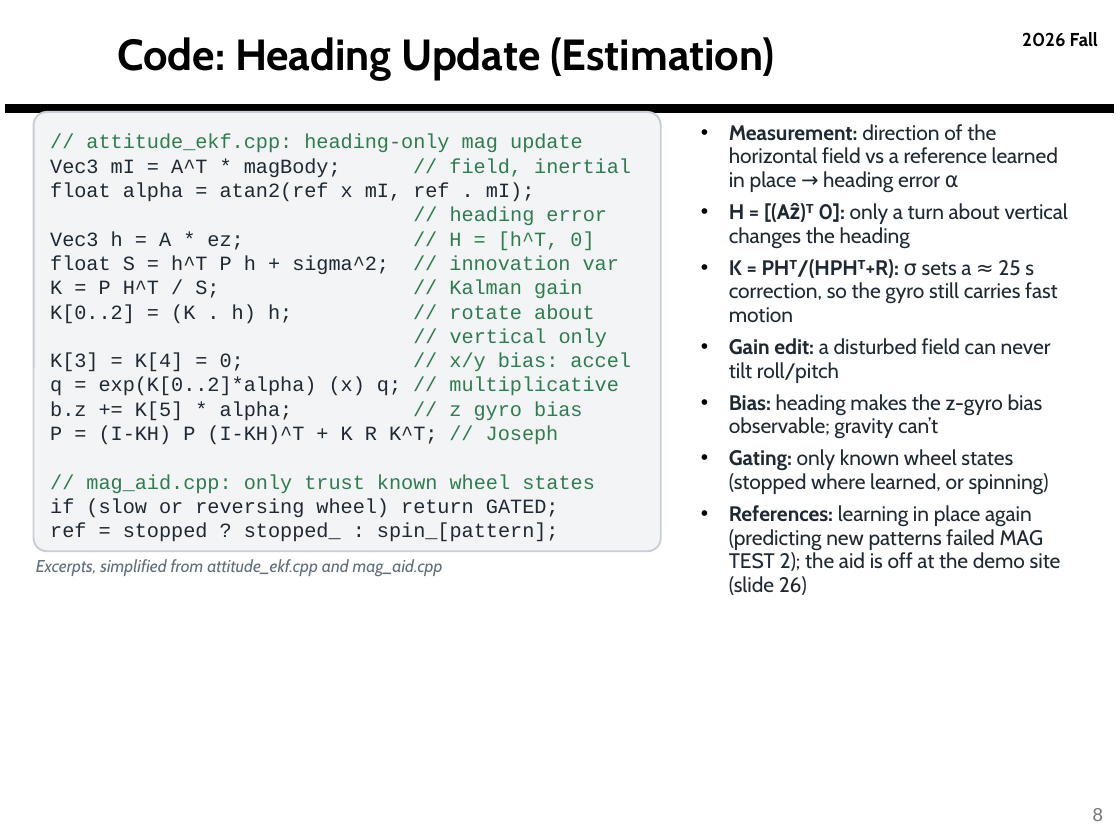
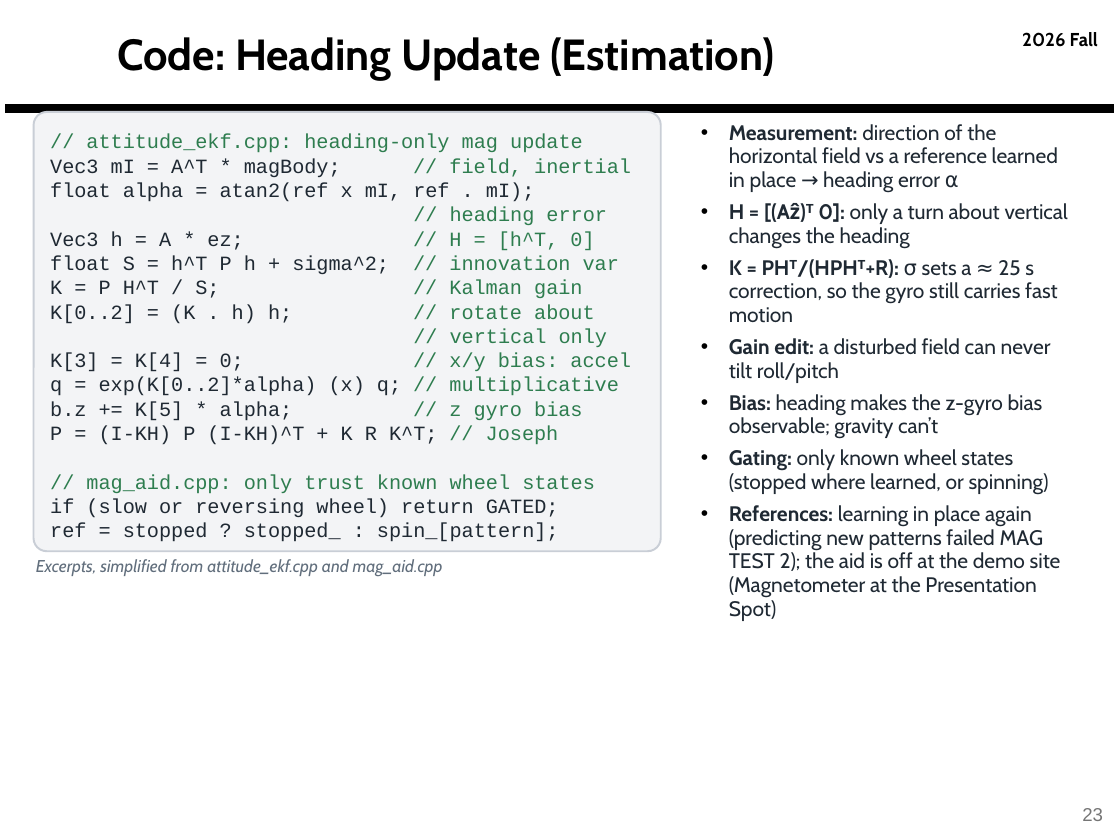
Before and after one commit to derek-weissinger-usafa/Astro-331-Lab-8, a slide deck: slide 23 of Reports/Astro 331 Lab 8_2_3 Body Final Pres.pptx (slide 8 before the commit). Drawn at 1120x840 pixels with LibreOffice and Linux fonts; fonts in the diff are those of the drawing; background and template pictures are left out. Boxes give left, top, right and bottom in pixels: in the first picture for what was removed or moved away, otherwise in the second. Text is boxed around its words. In the diff, an @@ line names an element or a change of style, - is before the commit and + after.

```diff
--- a/Reports/Astro 331 Lab 8_2_3 Body Final Pres.pptx
+++ b/Reports/Astro 331 Lab 8_2_3 Body Final Pres.pptx
@@ text at [729,505,1061,621]: text changed @@
-• References: learning in place again (predicting new patterns failed MAG TEST 2); the aid is off at the demo site (slide 26)
+• References: learning in place again (predicting new patterns failed MAG TEST 2); the aid is off at the demo site (Magnetometer at the Presentation Spot)
@@ page number at [1082,808,1103,821]: text changed @@
-8
+23
```
Also in this commit, not shown: 13 other slides changed, 2 slides added, 1 other file.
